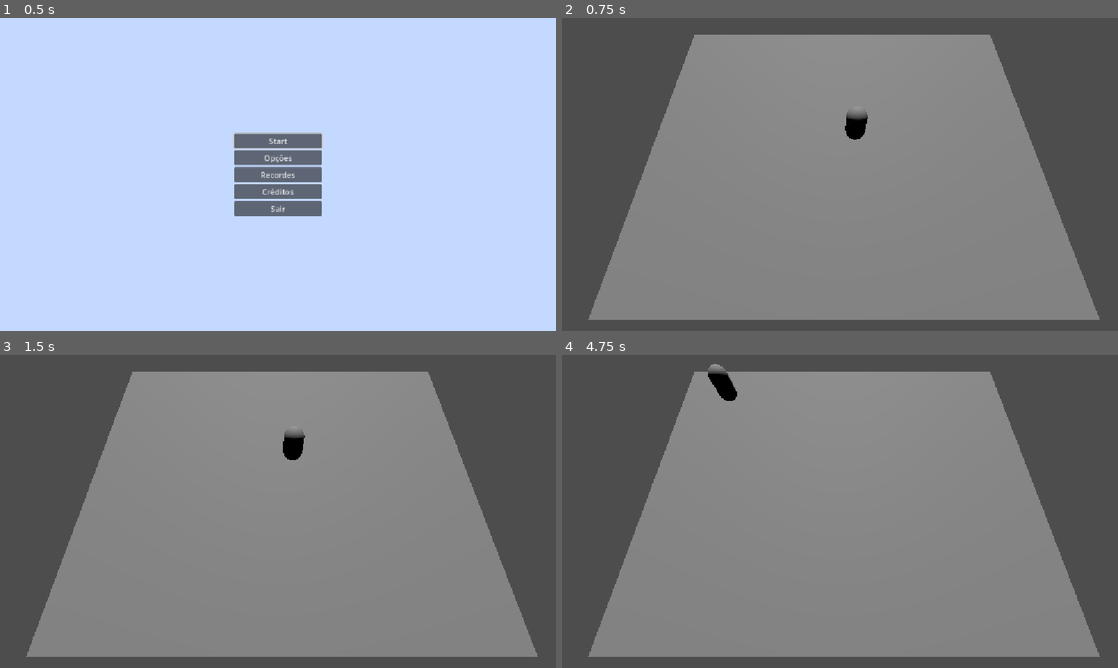
Above: before the commit, frames 1-4 (two rows, left to right).
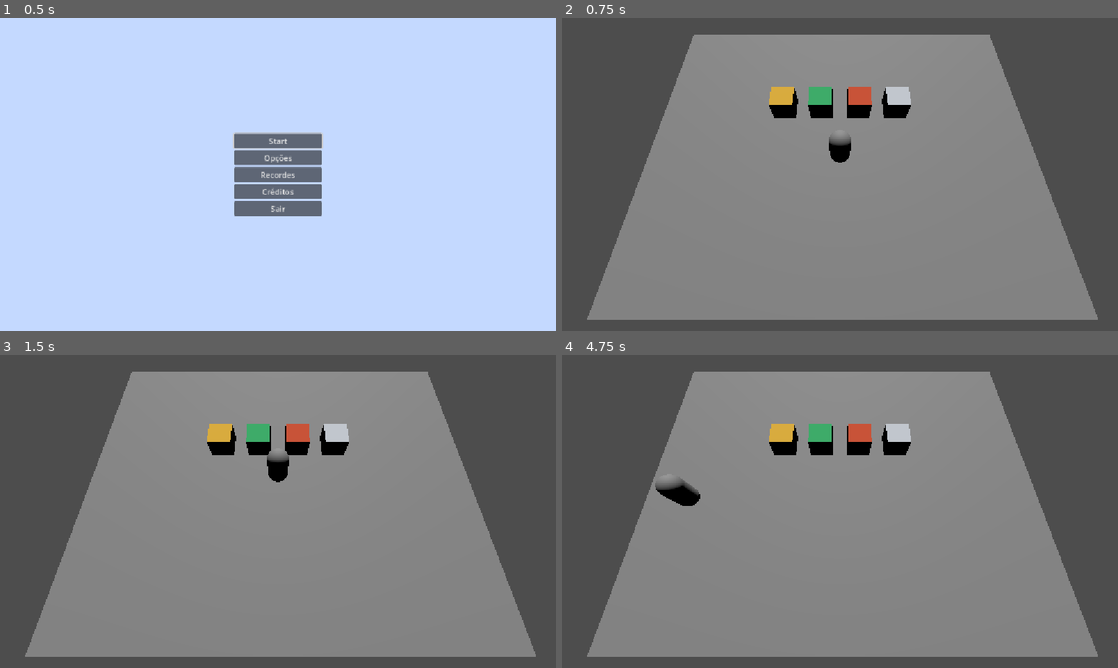
Above: after the commit, the same moments.

Repository: apliraa/SistemasMultimidia
Game: Godot game, scene res://scenes/menus/MainMenu.tscn
The game is run twice, just before and just after one commit, with the same random seed, the same clock (stepped at 60 frames per second) and the same inputs.
Inputs:
- Up to frame 1 (0.5 s): no input
- Up to frame 2 (0.75 s): click "Start" at 0.5 s
- Up to frame 3 (1.5 s): tap Enter at 1.25 s; hold W (up) from 1.28 s (still down); hold F (action, bound only after the commit) from 1.28 s (still down)
- Up to frame 4 (4.75 s): tap E (interact, bound only after the commit) at 1.55, 2.1, 3.05, 3.6, 4.55 s; release F (action, bound only after the commit) at 2.03 s; tap F (action, bound only after the commit) at 2.3, 3.8 s; release W (up) at 2.78 s; hold F (action, bound only after the commit) 2.78-3.53 s; hold A (left) 2.78-4.28 s; hold S (down) from 4.28 s (still down); hold F (action, bound only after the commit) from 4.28 s (still down)

Frame 1 is identical in both runs. In frame 2, 2.6% of the frame differs, in the area x 4-97%, y 5-97%; in frame 3, 2.3%; in frame 4, 2.9%, in the area x 4-97%, y 2-97%.

Commit message:
I3Feat: adicao das mecanicas basicas dos objetos da issue 3, menos o cliente

Diff:
--- a/projeto-2ee/project.godot
+++ b/projeto-2ee/project.godot
@@ -46,6 +46,17 @@
 "events": [Object(InputEventKey,"resource_local_to_scene":false,"resource_name":"","device":-1,"window_id":0,"alt_press …(192 unchanged characters)…
 ]
 }
+interact={
+"deadzone": 0.2,
+"events": [Object(InputEventKey,"resource_local_to_scene":false,"resource_name":"","device":-1,"window_id":0,"alt_pressed":false,"shift_pressed":false,"ctrl_pressed":false,"meta_pressed":false,"pressed":false,"keycode":0,"physical_keycode":69,"key_label":0,"unicode":101,"location":0,"echo":false,"script":null)
+, Object(InputEventKey,"resource_local_to_scene":false,"resource_name":"","device":-1,"window_id":0,"alt_pressed":false,"shift_pressed":false,"ctrl_pressed":false,"meta_pressed":false,"pressed":false,"keycode":0,"physical_keycode":32,"key_label":0,"unicode":32,"location":0,"echo":false,"script":null)
+]
+}
+action={
+"deadzone": 0.2,
+"events": [Object(InputEventKey,"resource_local_to_scene":false,"resource_name":"","device":-1,"window_id":0,"alt_pressed":false,"shift_pressed":false,"ctrl_pressed":false,"meta_pressed":false,"pressed":false,"keycode":0,"physical_keycode":70,"key_label":0,"unicode":102,"location":0,"echo":false,"script":null)
+]
+}
 
 [physics]
 
--- a/projeto-2ee/scenes/actors/player.tscn
+++ b/projeto-2ee/scenes/actors/player.tscn
@@ -5,6 +5,9 @@
 [sub_resource type="CapsuleShape3D" id="CapsuleShape3D_f6wxy"]
 
 [sub_resource type="CapsuleMesh" id="CapsuleMesh_f6wxy"]
+
+[sub_resource type="BoxShape3D" id="BoxShape3D_interact"]
+size = Vector3(1.4, 1.4, 1.6)
 
 [node name="Player" type="CharacterBody3D" unique_id=633876420]
 script = ExtResource("1_15tap")
@@ -14,3 +17,16 @@
 
 [node name="MeshInstance3D" type="MeshInstance3D" parent="." unique_id=521431605]
 mesh = SubResource("CapsuleMesh_f6wxy")
+
+[node name="HoldPoint" type="Marker3D" parent="."]
+transform = Transform3D(1, 0, 0, 0, 1, 0, 0, 0, 1, 0, 0.4, -0.8)
+
+[node name="InteractionRay" type="RayCast3D" parent="."]
+transform = Transform3D(1, 0, 0, 0, 1, 0, 0, 0, 1, 0, -0.2, 0)
+target_position = Vector3(0, -0.4, -1.8)
+
+[node name="InteractionArea" type="Area3D" parent="."]
+transform = Transform3D(1, 0, 0, 0, 1, 0, 0, 0, 1, 0, -0.2, -0.9)
+
+[node name="CollisionShape3D" type="CollisionShape3D" parent="InteractionArea"]
+shape = SubResource("BoxShape3D_interact")
--- a/projeto-2ee/scenes/game/game.tscn
+++ b/projeto-2ee/scenes/game/game.tscn
@@ -1,6 +1,10 @@
 [gd_scene format=3 uid="uid://p4n7pubarway"]
 
 [ext_resource type="PackedScene" uid="uid://bruavkc3bwx0a" path="res://scenes/actors/player.tscn" id="1_sul5r"]
+[ext_resource type="PackedScene" uid="uid://cxcrate001" path="res://scenes/objects/crate.tscn" id="2_crate"]
+[ext_resource type="PackedScene" uid="uid://cxcutting001" path="res://scenes/objects/cutting_counter.tscn" id="3_cut"]
+[ext_resource type="PackedScene" uid="uid://cxpan001" path="res://scenes/objects/pan_counter.tscn" id="4_pan"]
+[ext_resource type="PackedScene" uid="uid://cxcounter001" path="res://scenes/objects/counter.tscn" id="5_counter"]
 
 [sub_resource type="PhysicsMaterial" id="PhysicsMaterial_k41lo"]
 
@@ -24,10 +28,22 @@
 mesh = SubResource("BoxMesh_f6wxy")
 
 [node name="player" parent="." unique_id=1188381419 instance=ExtResource("1_sul5r")]
-transform = Transform3D(1, 0, 0, 0, 1, 0, 0, 0, 1, 0.72077286, 1.6608536, -0.285666)
+transform = Transform3D(1, 0, 0, 0, 1, 0, 0, 0, 1, 0, 1.66, 1)
+
+[node name="Crate" parent="." unique_id=1783665083 instance=ExtResource("2_crate")]
+transform = Transform3D(1, 0, 0, 0, 1, 0, 0, 0, 1, -3, 1, -2)
+
+[node name="CuttingCounter" parent="." unique_id=1706223515 instance=ExtResource("3_cut")]
+transform = Transform3D(1, 0, 0, 0, 1, 0, 0, 0, 1, -1, 1, -2)
+
+[node name="PanCounter" parent="." unique_id=643257758 instance=ExtResource("4_pan")]
+transform = Transform3D(1, 0, 0, 0, 1, 0, 0, 0, 1, 1, 1, -2)
+
+[node name="Counter" parent="." unique_id=939482968 instance=ExtResource("5_counter")]
+transform = Transform3D(1, 0, 0, 0, 1, 0, 0, 0, 1, 3, 1, -2)
 
 [node name="Camera3D" type="Camera3D" parent="." unique_id=1633091515]
-transform = Transform3D(1, 0, 0, 0, 0.35928565, 0.9332277, 0, -0.9332277, 0.35928565, -0.04880202, 9.825609, 5.540533)
+transform = Transform3D(1, 0, 0, 0, 0.35928565, 0.9332277, 0, -0.9332277, 0.35928565, 0, 9.825609, 5.540533)
 
 [node name="DirectionalLight3D" type="DirectionalLight3D" parent="." unique_id=320856450]
 transform = Transform3D(1, 0, 0, 0, -0.6527805, 0.75754714, 0, -0.75754714, -0.6527805, 0, 14.975109, -12.364706)
--- /dev/null
+++ b/projeto-2ee/scenes/objects/counter.tscn
@@ -0,0 +1,26 @@
+[gd_scene format=3 uid="uid://cxcounter001"]
+
+[ext_resource type="Script" path="res://scripts/objects/counter.gd" id="1_counter"]
+
+[sub_resource type="StandardMaterial3D" id="StandardMaterial3D_counter"]
+albedo_color = Color(0.85, 0.87, 0.9, 1)
+
+[sub_resource type="BoxMesh" id="BoxMesh_counter"]
+material = SubResource("StandardMaterial3D_counter")
+size = Vector3(1.2, 1, 1.2)
+
+[sub_resource type="BoxShape3D" id="BoxShape3D_counter"]
+size = Vector3(1.2, 1, 1.2)
+
+[node name="Counter" type="StaticBody3D"]
+script = ExtResource("1_counter")
+
+[node name="MeshInstance3D" type="MeshInstance3D" parent="."]
+material_override = SubResource("StandardMaterial3D_counter")
+mesh = SubResource("BoxMesh_counter")
+
+[node name="CollisionShape3D" type="CollisionShape3D" parent="."]
+shape = SubResource("BoxShape3D_counter")
+
+[node name="HoldPoint" type="Marker3D" parent="."]
+transform = Transform3D(1, 0, 0, 0, 1, 0, 0, 0, 1, 0, 0.6, 0)
--- /dev/null
+++ b/projeto-2ee/scenes/objects/crate.tscn
@@ -0,0 +1,25 @@
+[gd_scene format=3 uid="uid://cxcrate001"]
+
+[ext_resource type="Script" path="res://scripts/objects/crate.gd" id="1_crate"]
+[ext_resource type="PackedScene" uid="uid://cxitemfood001" path="res://scenes/objects/food_item.tscn" id="2_food"]
+
+[sub_resource type="StandardMaterial3D" id="StandardMaterial3D_crate"]
+albedo_color = Color(0.95, 0.75, 0.25, 1)
+
+[sub_resource type="BoxMesh" id="BoxMesh_crate"]
+material = SubResource("StandardMaterial3D_crate")
+size = Vector3(1.2, 1, 1.2)
+
+[sub_resource type="BoxShape3D" id="BoxShape3D_crate"]
+size = Vector3(1.2, 1, 1.2)
+
+[node name="Crate" type="StaticBody3D"]
+script = ExtResource("1_crate")
+item_scene = ExtResource("2_food")
+
+[node name="MeshInstance3D" type="MeshInstance3D" parent="."]
+material_override = SubResource("StandardMaterial3D_crate")
+mesh = SubResource("BoxMesh_crate")
+
+[node name="CollisionShape3D" type="CollisionShape3D" parent="."]
+shape = SubResource("BoxShape3D_crate")
--- /dev/null
+++ b/projeto-2ee/scenes/objects/cutting_counter.tscn
@@ -0,0 +1,26 @@
+[gd_scene format=3 uid="uid://cxcutting001"]
+
+[ext_resource type="Script" path="res://scripts/objects/cutting_counter.gd" id="1_cut"]
+
+[sub_resource type="StandardMaterial3D" id="StandardMaterial3D_cut"]
+albedo_color = Color(0.25, 0.75, 0.45, 1)
+
+[sub_resource type="BoxMesh" id="BoxMesh_cut"]
+material = SubResource("StandardMaterial3D_cut")
+size = Vector3(1.2, 1, 1.2)
+
+[sub_resource type="BoxShape3D" id="BoxShape3D_cut"]
+size = Vector3(1.2, 1, 1.2)
+
+[node name="CuttingCounter" type="StaticBody3D"]
+script = ExtResource("1_cut")
+
+[node name="MeshInstance3D" type="MeshInstance3D" parent="."]
+material_override = SubResource("StandardMaterial3D_cut")
+mesh = SubResource("BoxMesh_cut")
+
+[node name="CollisionShape3D" type="CollisionShape3D" parent="."]
+shape = SubResource("BoxShape3D_cut")
+
+[node name="HoldPoint" type="Marker3D" parent="."]
+transform = Transform3D(1, 0, 0, 0, 1, 0, 0, 0, 1, 0, 0.6, 0)
--- /dev/null
+++ b/projeto-2ee/scenes/objects/food_item.tscn
@@ -0,0 +1,23 @@
+[gd_scene format=3 uid="uid://cxitemfood001"]
+
+[ext_resource type="Script" path="res://scripts/objects/food_item.gd" id="1_item"]
+
+[sub_resource type="StandardMaterial3D" id="StandardMaterial3D_item"]
+albedo_color = Color(0.92, 0.18, 0.18, 1)
+
+[sub_resource type="BoxMesh" id="BoxMesh_item"]
+material = SubResource("StandardMaterial3D_item")
+size = Vector3(0.4, 0.4, 0.4)
+
+[sub_resource type="BoxShape3D" id="BoxShape3D_item"]
+size = Vector3(0.4, 0.4, 0.4)
+
+[node name="FoodItem" type="StaticBody3D"]
+script = ExtResource("1_item")
+
+[node name="MeshInstance3D" type="MeshInstance3D" parent="."]
+material_override = SubResource("StandardMaterial3D_item")
+mesh = SubResource("BoxMesh_item")
+
+[node name="CollisionShape3D" type="CollisionShape3D" parent="."]
+shape = SubResource("BoxShape3D_item")
--- /dev/null
+++ b/projeto-2ee/scenes/objects/pan_counter.tscn
@@ -0,0 +1,26 @@
+[gd_scene format=3 uid="uid://cxpan001"]
+
+[ext_resource type="Script" path="res://scripts/objects/pan_counter.gd" id="1_pan"]
+
+[sub_resource type="StandardMaterial3D" id="StandardMaterial3D_pan"]
+albedo_color = Color(0.88, 0.35, 0.22, 1)
+
+[sub_resource type="BoxMesh" id="BoxMesh_pan"]
+material = SubResource("StandardMaterial3D_pan")
+size = Vector3(1.2, 1, 1.2)
+
+[sub_resource type="BoxShape3D" id="BoxShape3D_pan"]
+size = Vector3(1.2, 1, 1.2)
+
+[node name="PanCounter" type="StaticBody3D"]
+script = ExtResource("1_pan")
+
+[node name="MeshInstance3D" type="MeshInstance3D" parent="."]
+material_override = SubResource("StandardMaterial3D_pan")
+mesh = SubResource("BoxMesh_pan")
+
+[node name="CollisionShape3D" type="CollisionShape3D" parent="."]
+shape = SubResource("BoxShape3D_pan")
+
+[node name="HoldPoint" type="Marker3D" parent="."]
+transform = Transform3D(1, 0, 0, 0, 1, 0, 0, 0, 1, 0, 0.6, 0)
--- a/projeto-2ee/scripts/actors/player.gd
+++ b/projeto-2ee/scripts/actors/player.gd
@@ -2,18 +2,104 @@
 
 const SPEED = 5.0
 
+@onready var hold_point: Marker3D = $HoldPoint
+@onready var interaction_ray: RayCast3D = $InteractionRay
+@onready var interaction_area: Area3D = $InteractionArea
+
+var held_item: Node3D = null
+var is_busy: bool = false
+
+#func _ready() -> void:
+
+
+
 func _physics_process(delta: float) -> void:
+	if is_busy:
+		return
+
 	if not is_on_floor():
 		velocity += get_gravity() * delta
 
 	var input_dir := Input.get_vector("left", "right", "up", "down")
-	var direction := (transform.basis * Vector3(input_dir.x, 0, input_dir.y)).normalized()
+	var direction := Vector3(input_dir.x, 0, input_dir.y).normalized()
 
 	if direction:
 		velocity.x = direction.x * SPEED
 		velocity.z = direction.z * SPEED
+		var target_angle = atan2(-direction.x, -direction.z)
+		rotation.y = lerp_angle(rotation.y, target_angle, 15.0 * delta)
 	else:
 		velocity.x = move_toward(velocity.x, 0, SPEED)
 		velocity.z = move_toward(velocity.z, 0, SPEED)
 
 	move_and_slide()
+
+func _unhandled_input(event: InputEvent) -> void:
+	if is_busy:
+		return
+
+	if event.is_action_pressed("interact") and not event.is_echo():
+		_try_interact()
+	elif event.is_action_pressed("action") and not event.is_echo():
+		_try_action()
+
+func get_target() -> Node:
+	if interaction_ray.is_colliding():
+		var col = interaction_ray.get_collider()
+		if col != self and col != held_item and col.has_method("interact"):
+			return col
+
+#Utiliza a área 3d caso o raycast dê errado
+	if interaction_area:
+		for body in interaction_area.get_overlapping_bodies():
+			if body != self and body != held_item and body.has_method("interact"):
+				return body
+		for area in interaction_area.get_overlapping_areas():
+			if area != self and area != held_item and area.has_method("interact"):
+				return area
+
+	return null
+
+func _try_interact() -> void:
+	var target = get_target()
+	if target:
+		target.interact(self)
+		return
+
+	if held_item:
+		drop_item_in_front()
+
+func _try_action() -> void:
+	var target = get_target()
+	if target and target.has_method("interact_action"):
+		target.interact_action(self)
+
+func hold_item(item: Node3D) -> void:
+	held_item = item
+	if item.has_method("set_held"):
+		item.set_held(true)
+	if item.get_parent():
+		item.get_parent().remove_child(item)
+	hold_point.add_child(item)
+	item.position = Vector3.ZERO
+	item.rotation = Vector3.ZERO
+
+func drop_item() -> Node3D:
+	var item = held_item
+	held_item = null
+	if item:
+		if item.get_parent():
+			item.get_parent().remove_child(item)
+		if item.has_method("set_held"):
+			item.set_held(false)
+	return item
+
+func drop_item_in_front() -> void:
+	var item = drop_item()
+	if item:
+		get_tree().current_scene.add_child(item)
+		var forward = -global_transform.basis.z.normalized()
+		var drop_pos = global_position + forward * 1.2
+		drop_pos.y = 0.7 # No chão
+		item.global_position = drop_pos
+		item.rotation = Vector3.ZERO
--- /dev/null
+++ b/projeto-2ee/scripts/objects/counter.gd
@@ -0,0 +1,26 @@
+class_name Counter
+extends StaticBody3D
+
+@onready var hold_point: Marker3D = $HoldPoint
+var current_item: Node3D = null
+
+func interact(player: CharacterBody3D) -> void:
+	if player.held_item and current_item == null:
+		place_item(player.drop_item())
+	elif current_item and player.held_item == null:
+		player.hold_item(take_item())
+
+func place_item(item: Node3D) -> void:
+	current_item = item
+	if item.has_method("set_held"):
+		item.set_held(true)
+	if item.get_parent():
+		item.get_parent().remove_child(item)
+	hold_point.add_child(item)
+	item.position = Vector3.ZERO
+	item.rotation = Vector3.ZERO
+
+func take_item() -> Node3D:
+	var item = current_item
+	current_item = null
+	return item
--- /dev/null
+++ b/projeto-2ee/scripts/objects/crate.gd
@@ -0,0 +1,9 @@
+class_name Crate
+extends StaticBody3D
+
+@export var item_scene: PackedScene
+
+func interact(player: CharacterBody3D) -> void:
+	if player.held_item == null and item_scene:
+		var item = item_scene.instantiate()
+		player.hold_item(item)
--- /dev/null
+++ b/projeto-2ee/scripts/objects/cutting_counter.gd
@@ -0,0 +1,12 @@
+class_name CuttingCounter
+extends Counter
+
+@export var cut_time: float = 1.5
+
+func interact_action(player: CharacterBody3D) -> void:
+	if current_item and current_item.has_method("cut") and not current_item.is_cut:
+		player.is_busy = true
+		await get_tree().create_timer(cut_time).timeout
+		player.is_busy = false
+		if current_item and current_item.has_method("cut"):
+			current_item.cut()
--- /dev/null
+++ b/projeto-2ee/scripts/objects/food_item.gd
@@ -0,0 +1,32 @@
+class_name FoodItem
+extends StaticBody3D
+
+@export var item_name: String = "Tomate"
+@export var is_cut: bool = false
+@export var is_cooked: bool = false
+
+func interact(player: CharacterBody3D) -> void:
+	if player.held_item == null:
+		player.hold_item(self)
+
+func set_held(held: bool) -> void:
+	var col = get_node_or_null("CollisionShape3D")
+	if col:
+		col.set_deferred("disabled", held)
+	# Ao ser segurado, remove da camada de colisão para não colidir com o próprio jogador nem tampar o raycast
+	collision_layer = 0 if held else 1
+	collision_mask = 0 if held else 1
+
+func cut() -> void:
+	if not is_cut:
+		is_cut = true
+		scale = Vector3(1.0, 0.4, 1.0)
+
+func cook() -> void:
+	if not is_cooked:
+		is_cooked = true
+		var mesh: MeshInstance3D = get_node_or_null("MeshInstance3D")
+		if mesh and mesh.material_override:
+			var mat = mesh.material_override.duplicate()
+			mat.albedo_color = Color(0.4, 0.2, 0.08)
+			mesh.material_override = mat
--- /dev/null
+++ b/projeto-2ee/scripts/objects/pan_counter.gd
@@ -0,0 +1,17 @@
+class_name PanCounter
+extends Counter
+
+@export var cook_time: float = 3.0
+var is_cooking: bool = false
+
+func interact(player: CharacterBody3D) -> void:
+	super.interact(player)
+	if current_item and not is_cooking and current_item.has_method("cook") and not current_item.is_cooked:
+		_cook()
+
+func _cook() -> void:
+	is_cooking = true
+	await get_tree().create_timer(cook_time).timeout
+	if current_item and current_item.has_method("cook"):
+		current_item.cook()
+	is_cooking = false
Not shown, added: projeto-2ee/scripts/objects/counter.gd.uid
Not shown, added: projeto-2ee/scripts/objects/crate.gd.uid
Not shown, added: projeto-2ee/scripts/objects/cutting_counter.gd.uid
Not shown, added: projeto-2ee/scripts/objects/food_item.gd.uid
Not shown, added: projeto-2ee/scripts/objects/pan_counter.gd.uid
